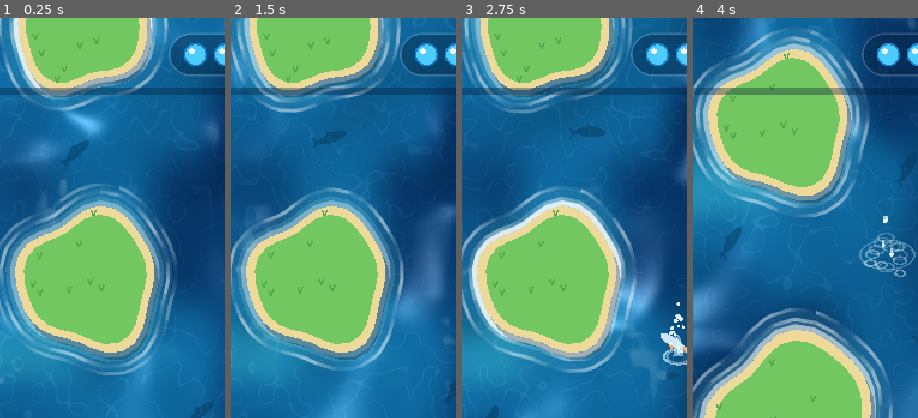
Above: before the commit, frames 1-4 (left to right).
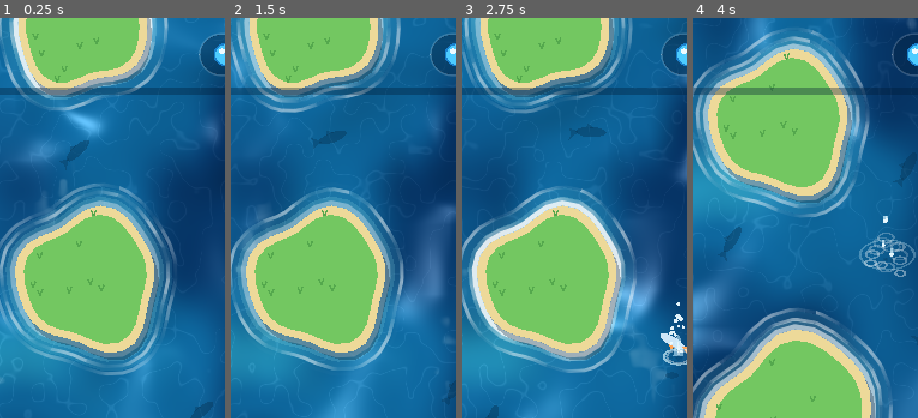
Above: after the commit, the same moments.

Repository: msagimbekov/ggjumps
Game: Godot game, scene res://scenes/main.tscn
The game is run twice, just before and just after one commit, with the same random seed, the same clock (stepped at 60 frames per second) and the same inputs.
Inputs (mouse positions are % of the whole screen's width and height, from its top left):
- Up to frame 1 (0.25 s): no input
- Up to frame 2 (1.5 s): move the mouse to (72, 45) at 0.52 s; click (72, 45) at 0.67 s; drag from (30, 55) to (45, 70) at 1.27 s
- Up to frame 3 (2.75 s): move the mouse to (60, 28) at 2.02 s; click (60, 28) at 2.17 s
- Up to frame 4 (4 s): drag from (45, 70) to (20, 35) at 2.77 s; move the mouse to (80, 65) at 3.52 s; click (80, 65) at 3.67 s
The pictures show only the part of the screen within x 27-77%, y 0-50%; the shares and areas given below are measured in that part.

The runs differ from the first frame. In frame 1, 1.6% of the frame differs, in the area x 75-97%, y 4-15%; in frame 2, 1.6%; in frame 3, 1.6%; in frame 4, 0.8%.

Commit message:
Start with 3 lives again; bubbles up to 4, count from 5
Co-Authored-By: Claude Sonnet 5.5 <noreply@anthropic.com>

Diff:
--- a/scripts/hud.gd
+++ b/scripts/hud.gd
@@ -11,8 +11,8 @@
 
 var best := 0
 var total := 99
-var lives := 4
-var max_lives := 4
+var lives := 3
+var max_lives := 3
 var title := ""
 var subtitle := ""
 var top_inset := 0.0  # notch / status bar, in viewport units
--- a/scripts/main.gd
+++ b/scripts/main.gd
@@ -4,7 +4,7 @@
 ## drag, distance = drag length * MAX_RANGE. Landing = the bubble's centre inside a land polygon.
 
 const TOTAL_JUMPS := 99
-const START_LIVES := 4
+const START_LIVES := 3
 const MAX_RANGE := 418.0  # jump distance at full drag
 const MAX_DRAG := 160.0
 const MIN_DRAG := 24.0  # shorter drags cancel the jump
Not shown, changed: README.md
